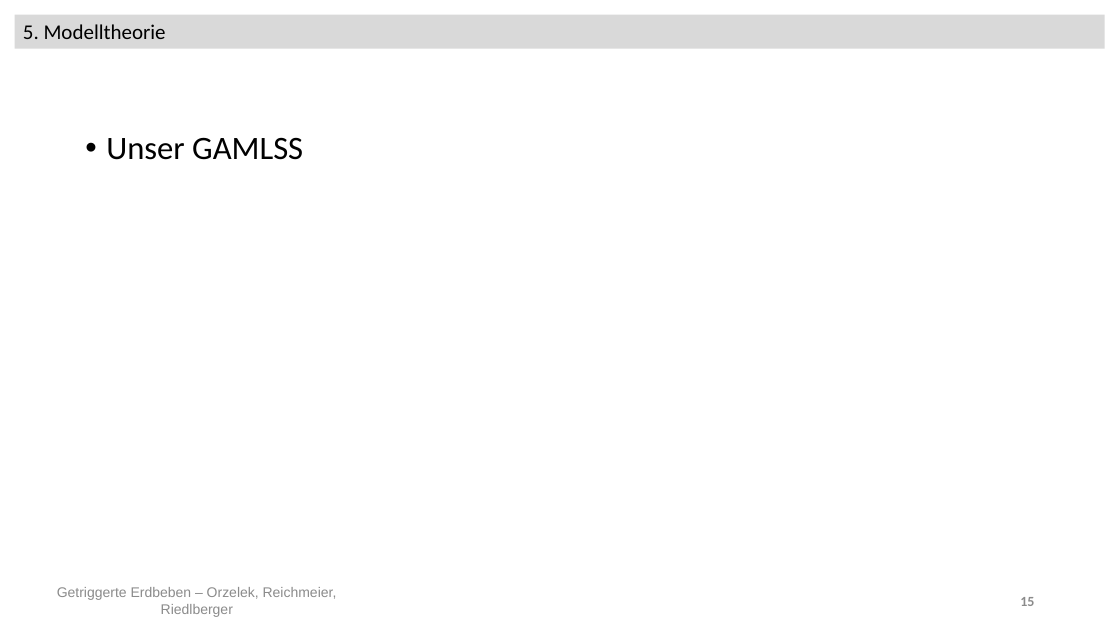
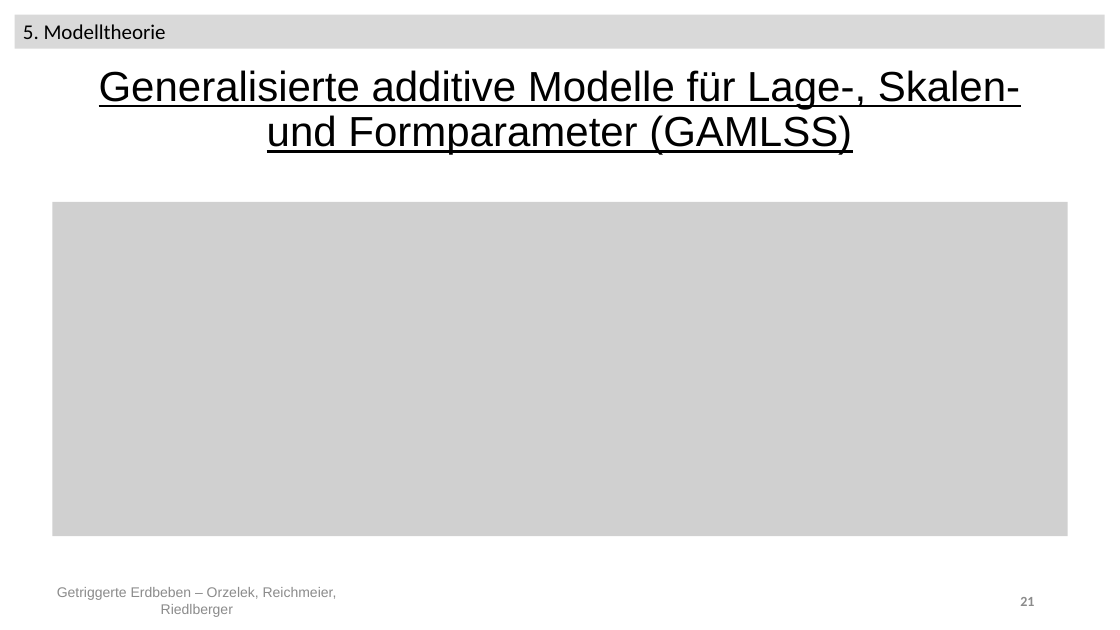
Before and after one commit to Kati77/Praktikum-Erdbeben, a slide deck: slide 21 of pp - AbschlusspräsentationX.pptx (slide 15 before the commit). Drawn at 1120x630 pixels with LibreOffice and Linux fonts; fonts in the diff are those of the drawing; grey boxes stand for pictures. Boxes give left, top, right and bottom in pixels: in the first picture for what was removed or moved away, otherwise in the second. Text is boxed around its words. In the diff, an @@ line names an element or a change of style, - is before the commit and + after.

```diff
--- a/pp - AbschlusspräsentationX.pptx
+++ b/pp - AbschlusspräsentationX.pptx
@@ text added at [99, 70, 1020, 155], 36 pt, text #000000, underline @@
+Generalisierte additive Modelle für Lage-, Skalen- und Formparameter (GAMLSS)
@@ text removed at [106, 137, 303, 160] @@
-• Unser GAMLSS
@@ picture added at [52, 202, 1068, 536] @@
@@ page number at [1020, 597, 1034, 606]: text changed @@
-15
+21
```
Also in this commit, not shown: 12 other slides changed, 23 slides added.
